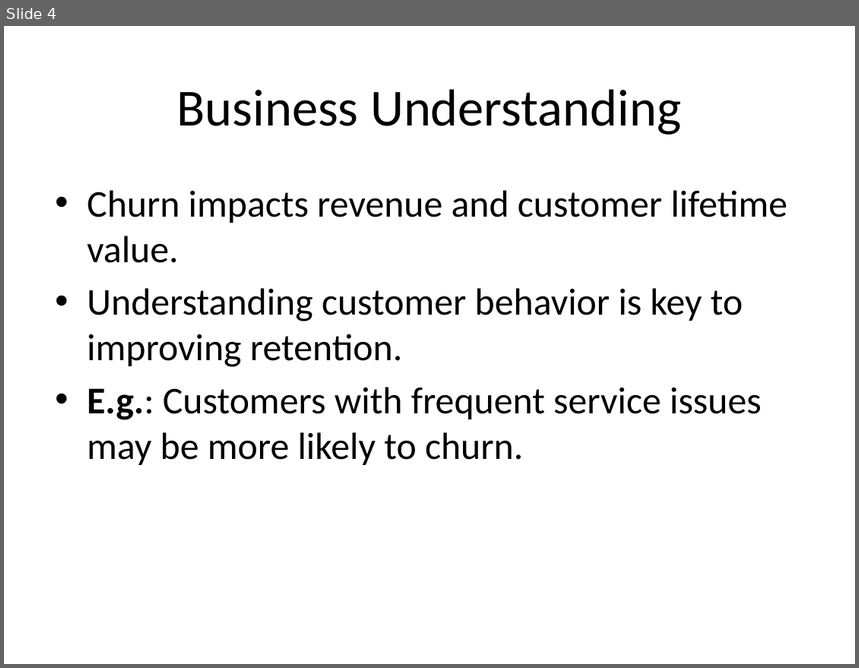
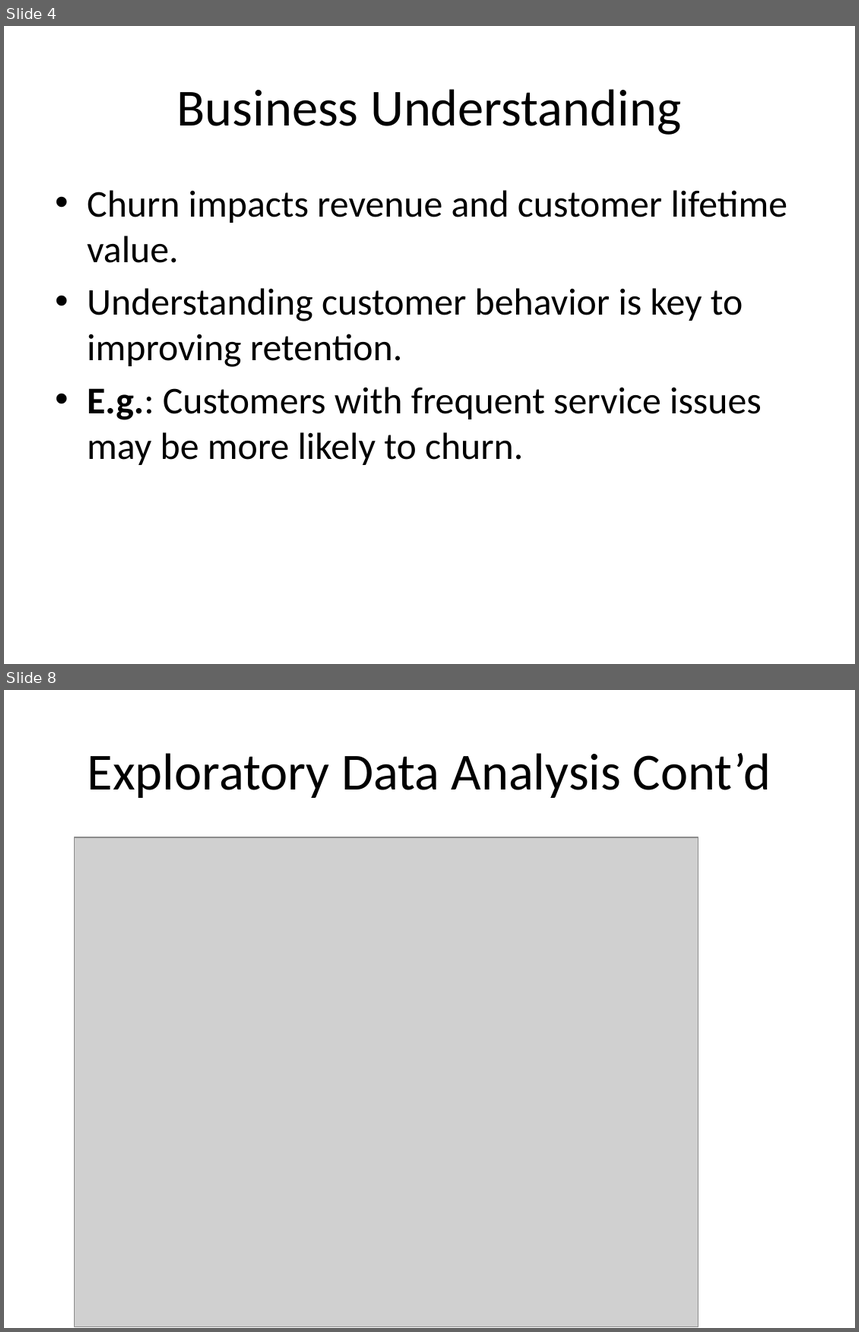
Before and after one commit to wawerukahuthu/PHASE-3-PROJECT, a slide deck: Predicting Customer Churn for SyriaTel.pptx. Shown one above the other, each under a label of ours: slide 4 before the commit, slides 4 and 8 after it; the slides between them are not shown. The pictures are 859x668 and 859x1332 pixels, drawn with LibreOffice and Linux fonts; fonts in the diff are those of the drawing; grey boxes stand for pictures. Boxes give left, top, right and bottom in pixels: in the first picture for what was removed or moved away, otherwise in the second. Text is boxed around its words. In the diff, an @@ line names an element or a change of style, - is before the commit and + after.

```diff
--- a/Predicting Customer Churn for SyriaTel.pptx
+++ b/Predicting Customer Churn for SyriaTel.pptx
@@ slide 8 added at [4,690,855,1328], background #FFFFFF @@
@@ title added at [88,753,771,798], 44 pt, text #000000 @@
+Exploratory Data Analysis Cont’d
@@ picture added at [75,837,699,1327] @@
```
Also in this commit, not shown: 10 other slides added, 1 slide removed, 2 other files.
